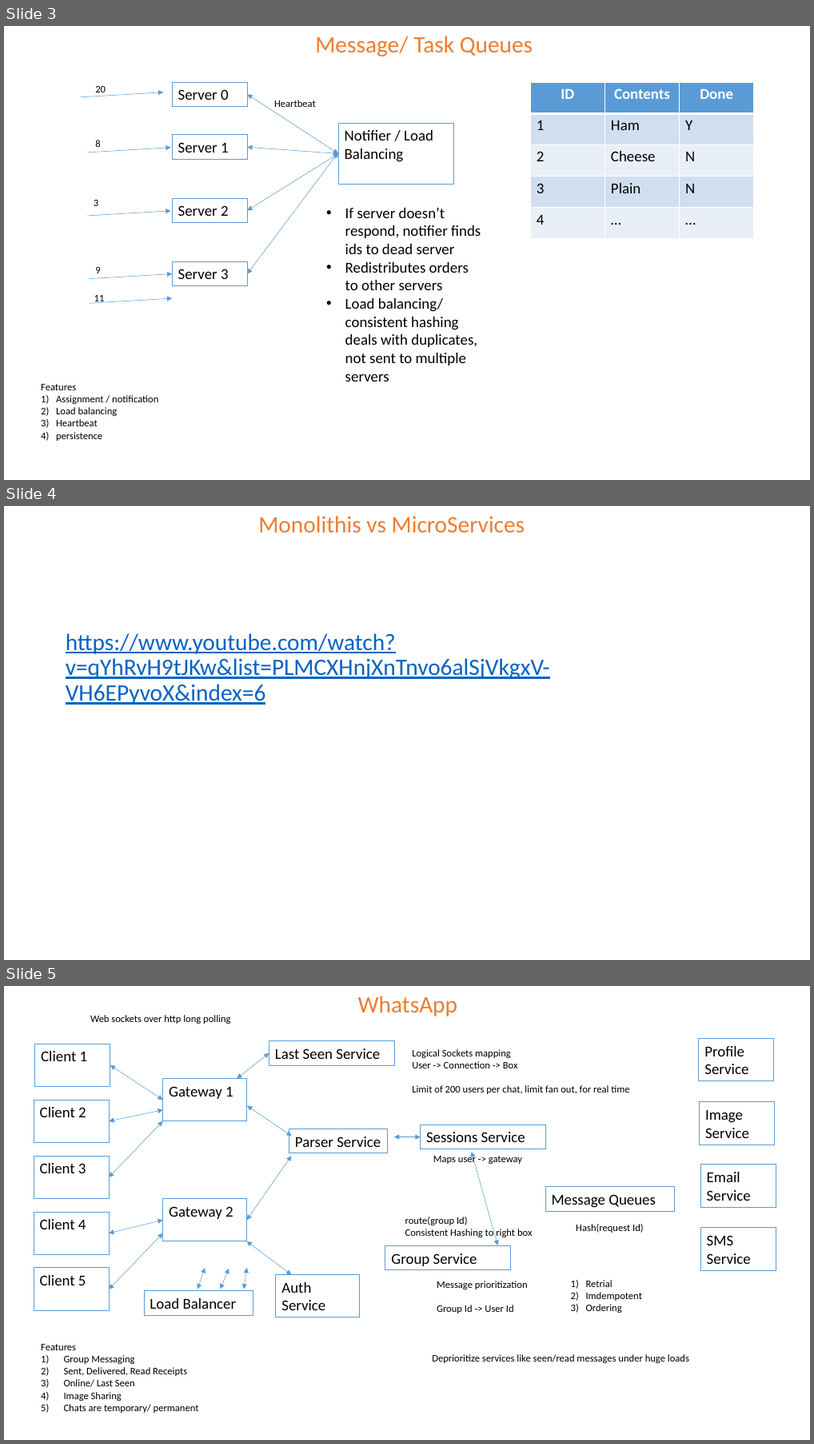
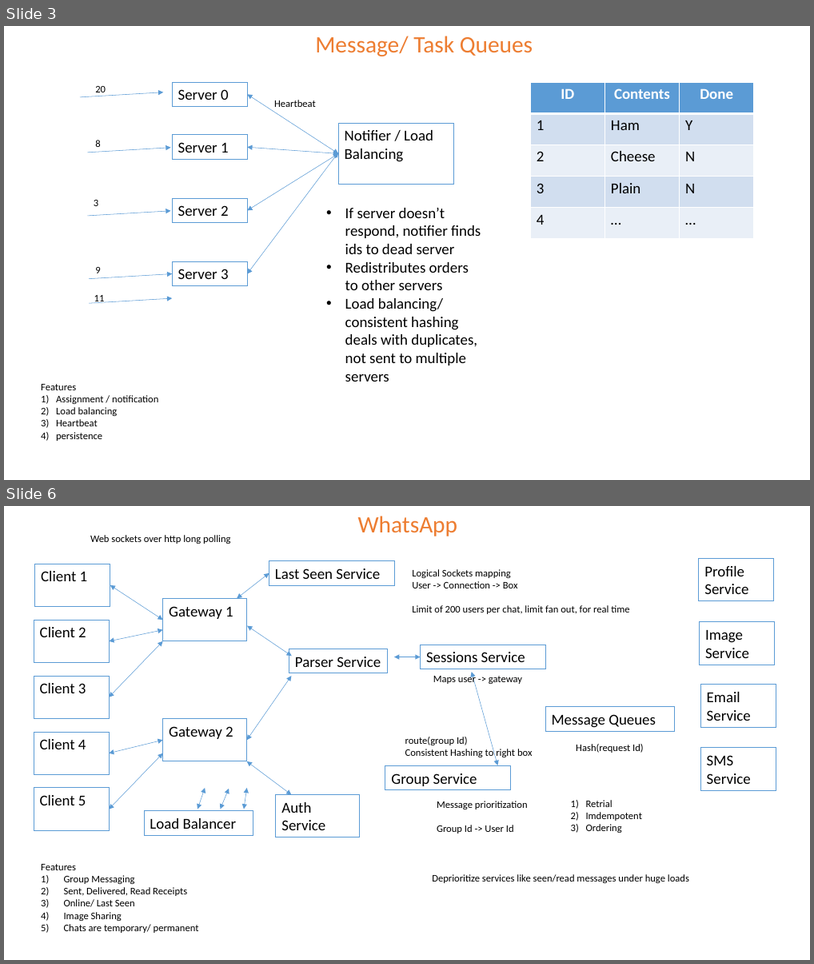
Before and after one commit to the-potato-man/Leetcode, a slide deck: design/System Design Notes.pptx. Shown one above the other, each under a label of ours: slides 3, 4 and 5 before the commit, slides 3 and 6 after it; the slides between them are not shown. The pictures are 814x1444 and 814x964 pixels, drawn with LibreOffice and Linux fonts; fonts in the diff are those of the drawing. Boxes give left, top, right and bottom in pixels: in the first picture for what was removed or moved away, otherwise in the second. Text is boxed around its words. In the diff, an @@ line names an element or a change of style, - is before the commit and + after.

```diff
--- a/design/System Design Notes.pptx
+++ b/design/System Design Notes.pptx
@@ slide 4 removed at bbox=[4, 506, 810, 960], background #FFFFFF @@
@@ text removed at bbox=[258, 516, 526, 532] @@
-Monolithis vs MicroServices
@@ text removed at bbox=[66, 633, 550, 704] @@
-https://www.youtube.com/watch?v=qYhRvH9tJKw&list=PLMCXHnjXnTnvo6alSjVkgxV-VH6EPyvoX&index=6
@@ what was slide 5 is now slide 6 @@
```
Also in this commit, not shown: 2 slides added.
